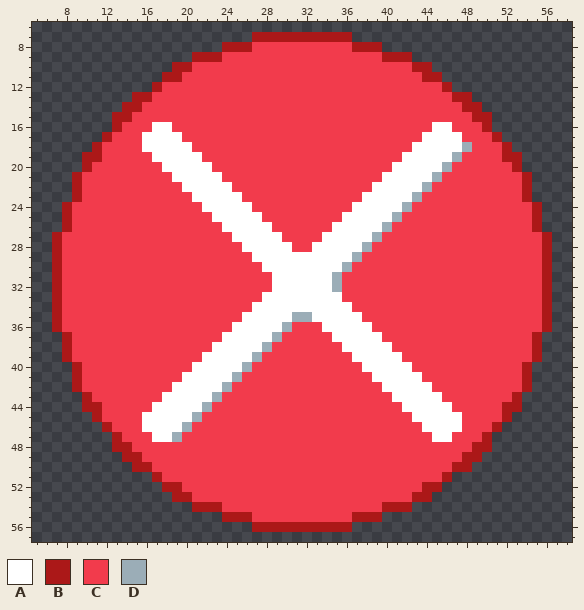
File history of a pixel-art file, resources/image/button/close/hovered.ase. The picture above is the old version.
64x64 pixels, 1 frame. Shown: x 5..58, y 6..57.
Palette (. is transparent): A #ffffff  B #ab1818  C #f23b4c  D #9badb7
Now the later version:
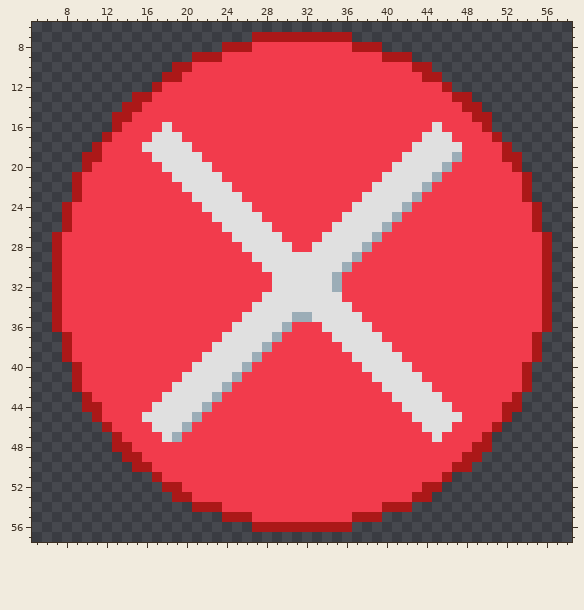
The exact change:
colour A: #ffffff -> #e0e0e0
Layer "Layer 3":
y 16: x 17 A -> C; x 46 A -> C
y 17: x 16 A -> C; x 47 A -> C
y 18: x 48 D -> C
y 46: x 16 A -> C; x 47 A -> C
y 47: x 17 A -> C; x 46 A -> C
